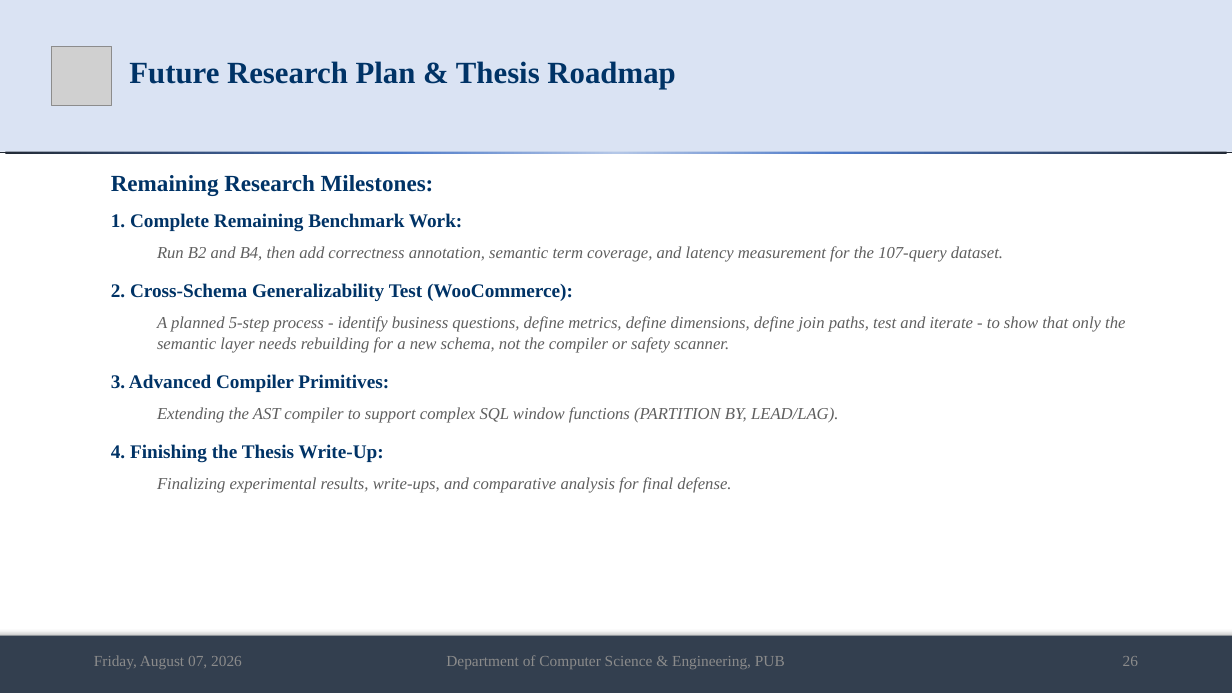
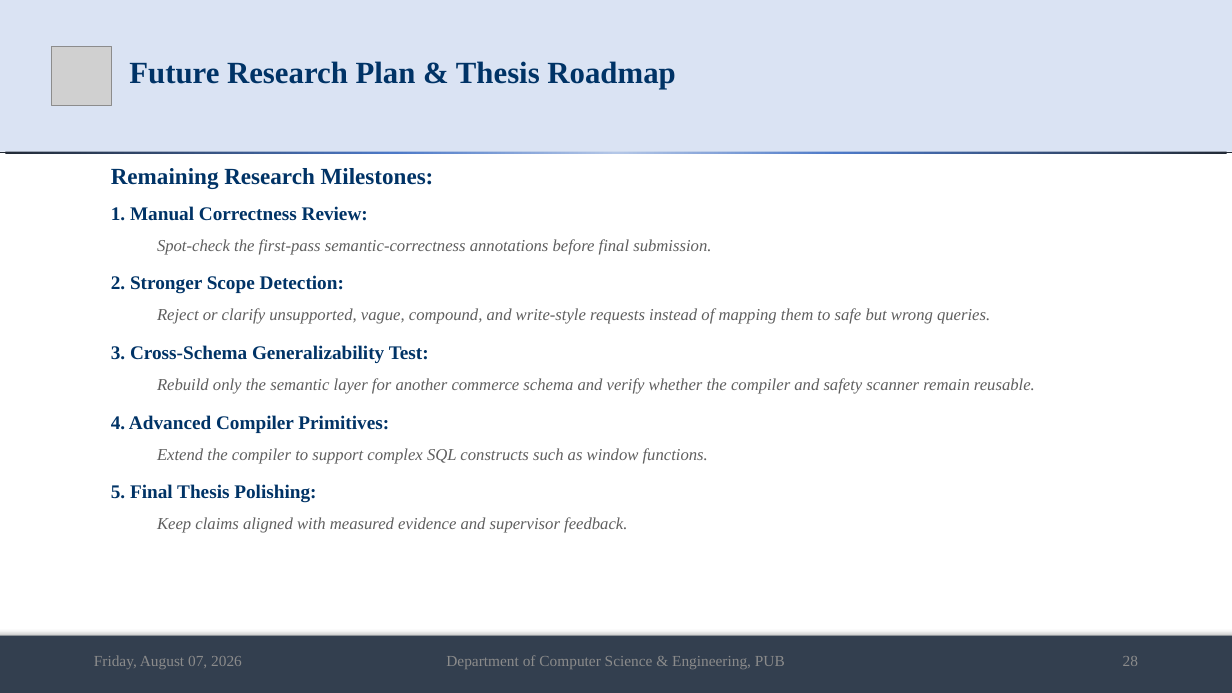
Before and after one commit to md-riaz/AEGIS-Research, a slide deck: slide 28 of docs/scripts/Md_Riaz_Mid_Defense_Final_0322310105101024.pptx (slide 26 before the commit). Drawn at 1232x693 pixels with LibreOffice and Linux fonts; fonts in the diff are those of the drawing; grey boxes stand for pictures. Boxes give left, top, right and bottom in pixels: in the first picture for what was removed or moved away, otherwise in the second. Text is boxed around its words. In the diff, an @@ line names an element or a change of style, - is before the commit and + after.

Commit message:
Align mid defense metrics with thesis results

```diff
--- a/docs/scripts/Md_Riaz_Mid_Defense_Final_0322310105101024.pptx
+++ b/docs/scripts/Md_Riaz_Mid_Defense_Final_0322310105101024.pptx
@@ text "Remaining Research Milestones:": place and size @@
-text "Remaining Research Milestones:" at bbox=[111, 175, 1125, 492]
+text "Remaining Research Milestones:" at bbox=[111, 168, 1035, 533]
@@ text at bbox=[111, 206, 1035, 533]: text changed @@
-1. Complete Remaining Benchmark Work:
-Run B2 and B4, then add correctness annotation, semantic term coverage, and latency measurement for the 107-query dataset.
-2. Cross-Schema Generalizability Test (WooCommerce):
-A planned 5-step process - identify business questions, define metrics, define dimensions, define join paths, test and iterate - to show that only the semantic layer needs rebuilding for a new schema, not the compiler or safety scanner.
-3. Advanced Compiler Primitives:
-Extending the AST compiler to support complex SQL window functions (PARTITION BY, LEAD/LAG).
-4. Finishing the Thesis Write-Up:
-Finalizing experimental results, write-ups, and comparative analysis for final defense.
+1. Manual Correctness Review:
+Spot-check the first-pass semantic-correctness annotations before final submission.
+2. Stronger Scope Detection:
+Reject or clarify unsupported, vague, compound, and write-style requests instead of mapping them to safe but wrong queries.
+3. Cross-Schema Generalizability Test:
+Rebuild only the semantic layer for another commerce schema and verify whether the compiler and safety scanner remain reusable.
+4. Advanced Compiler Primitives:
+Extend the compiler to support complex SQL constructs such as window functions.
+5. Final Thesis Polishing:
+Keep claims aligned with measured evidence and supervisor feedback.
```
Also in this commit, not shown: 10 other slides changed, 2 slides added, 2 other files.
